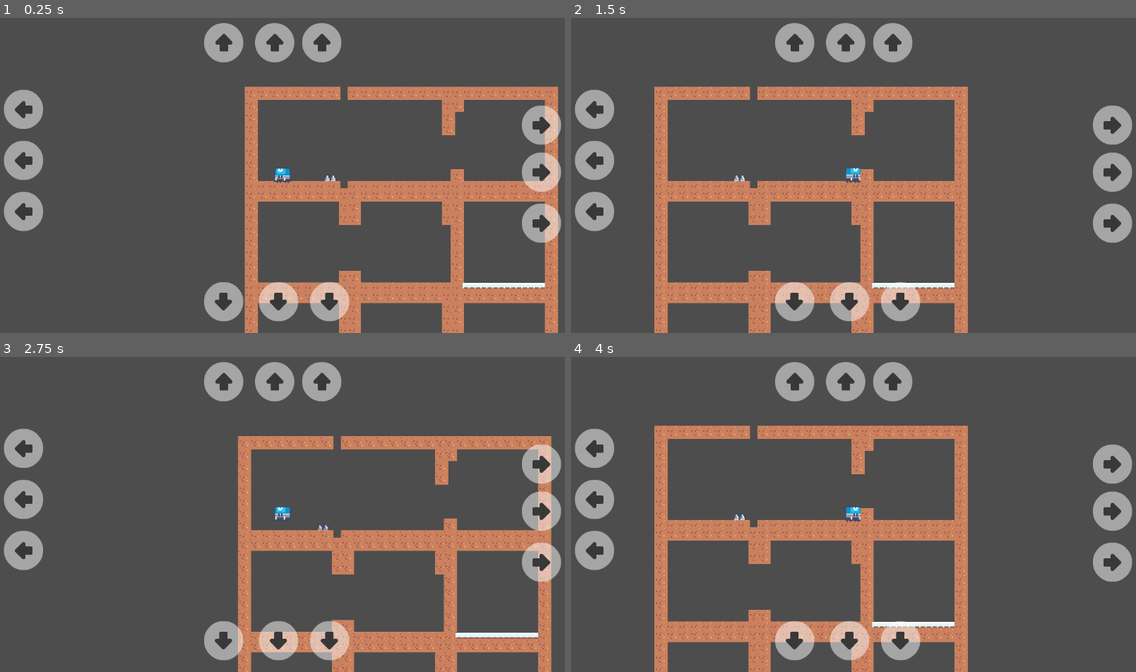
Above: before the commit, frames 1-4 (two rows, left to right).
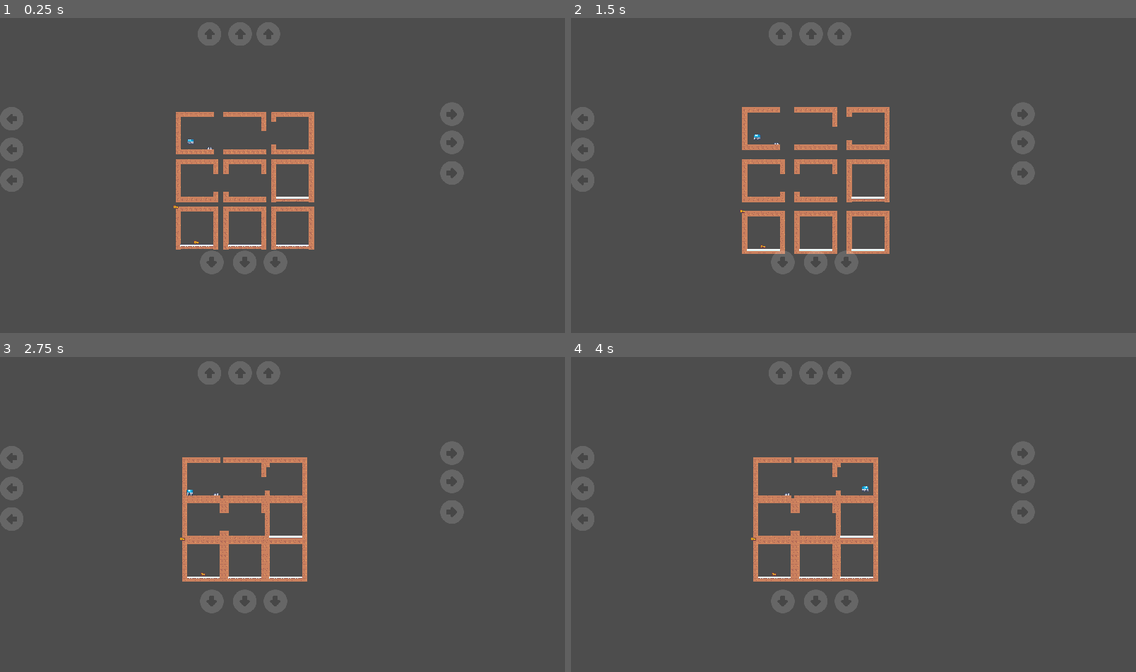
Above: after the commit, the same moments.

Repository: needJobCoder/mazeGame2
Game: Godot game, scene res://Scenes/testwithTilemap.tscn
Same seed, same stepped clock (60 frames per second), same inputs: the game is played once before the commit and once after it.
Inputs:
- Up to frame 1 (0.25 s): no input
- Up to frame 2 (1.5 s): hold Right (ui_right) from 0.53 s (still down); tap Space (Space) at 0.6, 1.35 s
- Up to frame 3 (2.75 s): release Right (ui_right) at 2.03 s; hold Left (ui_left) from 2.03 s (still down); tap Space (Space) at 2.1 s
- Up to frame 4 (4 s): release Left (ui_left) at 2.78 s; hold Right (ui_right) from 2.78 s (still down); tap Space (Space) at 2.85, 3.6 s

The runs differ from the first frame. In frame 1, 24% of the frame differs, in the area x 0-100%, y 1-100%; in frame 2, 25%; in frame 3, 23%; in frame 4, 24%.

Commit message:
added working tweens between cells need to add wait time between them

Diff:
--- a/Scenes/buttonControls.tscn
+++ b/Scenes/buttonControls.tscn
@@ -14,6 +14,7 @@
 anchor_bottom = 1.0
 grow_horizontal = 2
 grow_vertical = 2
+metadata/_edit_use_anchors_ = true
 
 [node name="left0" type="TouchScreenButton" parent="Control"]
 position = Vector2(8, 152)
--- a/Scenes/player.tscn
+++ b/Scenes/player.tscn
@@ -34,7 +34,7 @@
 height = 20.0
 
 [sub_resource type="CapsuleShape2D" id="CapsuleShape2D_t3prt"]
-radius = 15.0
+height = 28.0
 
 [node name="player" type="CharacterBody2D"]
 collision_mask = 2
@@ -54,8 +54,5 @@
 [node name="CollisionShape2D" type="CollisionShape2D" parent="Area2D"]
 shape = SubResource("CapsuleShape2D_t3prt")
 
-[node name="Camera2D" type="Camera2D" parent="."]
-zoom = Vector2(1.5, 1.5)
-
 [connection signal="animation_finished" from="Sprite2D" to="." method="_on_sprite_2d_animation_finished"]
 [connection signal="body_entered" from="Area2D" to="." method="_on_area_2d_body_entered"]
--- a/Scenes/testwithTilemap.tscn
+++ b/Scenes/testwithTilemap.tscn
@@ -12,6 +12,7 @@
 
 [node name="TileMap" parent="grid/Node2D" index="0"]
 layer_0/tile_data = PackedInt32Array(0, 1245184, 57, 65536, 1245184, 57, 131072, 1245184, 57, 196608, 1245184, 57, 2621 …(359 unchanged characters)…
+isPlayerThere = true
 
 [node name="player" parent="grid/Node2D/TileMap" index="0" instance=ExtResource("4_lx55j")]
 position = Vector2(50, 100)
@@ -43,14 +44,20 @@
 [node name="TileMap" parent="grid/Node2D5" index="0"]
 layer_0/tile_data = PackedInt32Array(0, 1245184, 57, 65536, 1245184, 57, 131072, 1245184, 57, 458752, 1245184, 57, 5242 …(353 unchanged characters)…
 
+[node name="Camera2D" type="Camera2D" parent="grid/Node2D5/TileMap" index="1"]
+position = Vector2(-200, -200)
+offset = Vector2(400, 250)
+
 [node name="Node2D6" parent="grid" index="5"]
 position = Vector2(400, 200)
 
 [node name="Node2D7" parent="grid" index="6"]
 position = Vector2(0, 400)
 
-[node name="StaticBody2D" parent="grid/Node2D7/TileMap" index="1" instance=ExtResource("4_kpvkl")]
-position = Vector2(66, 120)
+[node name="key" parent="grid/Node2D7/TileMap" index="1" instance=ExtResource("4_kpvkl")]
+position = Vector2(70, 120)
+
+[node name="StaticBody2D2" parent="grid/Node2D7/TileMap" index="2" instance=ExtResource("4_kpvkl")]
 
 [node name="Node2D8" parent="grid" index="7"]
 position = Vector2(200, 400)
@@ -60,10 +67,67 @@
 
 [node name="CanvasLayer" parent="." instance=ExtResource("3_luejb")]
 
+[node name="Control" parent="CanvasLayer" index="0"]
+offset_left = -8.0
+offset_right = -8.0
+
+[node name="left0" parent="CanvasLayer/Control" index="0"]
+modulate = Color(1, 1, 1, 0.286275)
+position = Vector2(8, 312)
+
+[node name="left1" parent="CanvasLayer/Control" index="1"]
+modulate = Color(1, 1, 1, 0.286275)
+position = Vector2(8, 416)
+
+[node name="left2" parent="CanvasLayer/Control" index="2"]
+modulate = Color(1, 1, 1, 0.286275)
+position = Vector2(8, 520)
+
+[node name="right0" parent="CanvasLayer/Control" index="3"]
+modulate = Color(1, 1, 1, 0.286275)
+position = Vector2(1504, 296)
+
+[node name="right1" parent="CanvasLayer/Control" index="4"]
+modulate = Color(1, 1, 1, 0.286275)
+position = Vector2(1504, 392)
+
+[node name="right2" parent="CanvasLayer/Control" index="5"]
+modulate = Color(1, 1, 1, 0.286275)
+position = Vector2(1504, 496)
+
+[node name="up0" parent="CanvasLayer/Control" index="6"]
+modulate = Color(1, 1, 1, 0.286275)
+position = Vector2(680, 24)
+
+[node name="up1" parent="CanvasLayer/Control" index="7"]
+modulate = Color(1, 1, 1, 0.286275)
+position = Vector2(784, 24)
+
+[node name="up2" parent="CanvasLayer/Control" index="8"]
+modulate = Color(1, 1, 1, 0.286275)
+position = Vector2(880, 24)
+
+[node name="down0" parent="CanvasLayer/Control" index="9"]
+modulate = Color(1, 1, 1, 0.286275)
+position = Vector2(688, 800)
+
+[node name="down1" parent="CanvasLayer/Control" index="10"]
+modulate = Color(1, 1, 1, 0.286275)
+position = Vector2(800, 800)
+
+[node name="down2" parent="CanvasLayer/Control" index="11"]
+modulate = Color(1, 1, 1, 0.286275)
+position = Vector2(904, 800)
+
 [node name="Timer" type="Timer" parent="."]
 wait_time = 3.0
 one_shot = true
 
+[node name="activateTween" type="Timer" parent="."]
+wait_time = 2.0
+one_shot = true
+
+[connection signal="child_exiting_tree" from="." to="grid" method="_on_node_2d_child_exiting_tree"]
 [connection signal="pressed" from="CanvasLayer/Control/left0" to="grid" method="_on_left_0_pressed"]
 [connection signal="pressed" from="CanvasLayer/Control/left1" to="grid" method="_on_left_1_pressed"]
 [connection signal="pressed" from="CanvasLayer/Control/left2" to="grid" method="_on_left_2_pressed"]
@@ -76,6 +140,7 @@
 [connection signal="pressed" from="CanvasLayer/Control/down0" to="grid" method="_on_down_0_pressed"]
 [connection signal="pressed" from="CanvasLayer/Control/down1" to="grid" method="_on_down_1_pressed"]
 [connection signal="pressed" from="CanvasLayer/Control/down2" to="grid" method="_on_down_2_pressed"]
+[connection signal="timeout" from="activateTween" to="grid" method="_on_activate_tween_timeout"]
 
 [editable path="grid"]
 [editable path="CanvasLayer"]
--- a/Scenes/tile_map.tscn
+++ b/Scenes/tile_map.tscn
@@ -57,7 +57,8 @@
 script = ExtResource("2_l5ofm")
 
 [node name="Area2D" type="Area2D" parent="."]
-collision_layer = 8
+disable_mode = 2
+collision_layer = 9
 
 [node name="CollisionShape2D" type="CollisionShape2D" parent="Area2D"]
 position = Vector2(72, 72.5)
--- a/Scripts/global.gd
+++ b/Scripts/global.gd
@@ -5,6 +5,10 @@
 @onready var gravity
 @onready var globalArea2D : Area2D
 @onready var globalTween : Tween
+@onready var globalAllowGravity : bool = true
+@onready var allowControls : bool = true
+var globalAddNewTilemapsIntoArray = false
+var globalTilemapArray : Array = []
 # Called when the node enters the scene tree for the first time.
 func _ready():
 	print("globalPlayer")
@@ -14,3 +18,31 @@
 # Called every frame. 'delta' is the elapsed time since the previous frame.
 func _process(delta):
 	pass
+
+func _physics_process(delta):
+	assignCollisionForTween()
+
+func assignCollision():
+	for tilemap : TileMap in globalTilemapArray:
+		if tilemap.isPlayerThere == false and globalTween.is_running() == true:
+			tilemap.tile_set.set_physics_layer_collision_layer(0, 9)
+		elif tilemap.isPlayerThere == true and globalTween.is_running() == true:
+			tilemap.tile_set.set_physics_layer_collision_layer(0, 2)
+		elif tilemap.isPlayerThere == true and globalTween.is_running() == false:
+			tilemap.tile_set.set_physics_layer_collision_layer(0, 2)
+
+func assignCollisionForTween():
+	if globalTween.is_running() == true:
+		globalAllowGravity = false
+		allowControls = false
+		for tilemap : TileMap in globalTilemapArray:
+			tilemap.tile_set.set_physics_layer_collision_layer(0, 9)
+		globalTilemapArray = []
+		globalAddNewTilemapsIntoArray = true
+	elif globalTween.is_running() == false:
+		globalAllowGravity = true
+		allowControls = true
+		for tilemap : TileMap in globalTilemapArray:
+			tilemap.tile_set.set_physics_layer_collision_layer(0, 2)
+		globalTilemapArray = []
+		globalAddNewTilemapsIntoArray = true
--- a/Scripts/gridCells.gd
+++ b/Scripts/gridCells.gd
@@ -3,6 +3,8 @@
 @onready var grid : Node2D = $"."
 @onready var timer : Timer = $"../Timer"
 @onready var assembleGridRun = 0
+var index = 0
+var _tween
 var cellsMatrix  = []
 var horizontalDistance = 128
 var verticalDistance = 128
@@ -13,10 +15,11 @@
 	#var newArr = rightClickRow(row)
 	#cellsMatrix[1] = newArr
 	#print(cellsMatrix)
-
+@onready var activateTween : Timer = $"../activateTween"
 func _ready():
 	_assembleCells()
 	assembleGridPosition()
+	activateTween.start()
 
 
 
@@ -36,6 +39,7 @@
 
 
 func assembleGridPosition():
+
 	if assembleGridRun > 2:
 		pass
 		#Global.gravity = 0
@@ -56,9 +60,10 @@
 	for row in cellsMatrix:
 		var i = 0
 		for element in row:
-
-			#tween(Vector2(horizontalDistance + horizontalGap, verticalDistance + verticalGap), element)
-			element.global_position = Vector2(horizontalDistance + horizontalGap, verticalDistance + verticalGap)
+			#if index == 0:
+				#element.global_position = Vector2(horizontalDistance + horizontalGap, verticalDistance + verticalGap)
+			#elif index > 0:
+			tween(Vector2(horizontalDistance + horizontalGap, verticalDistance + verticalGap), element)
 			#print(element.global_position)
 			horizontalGap += 140
 			i += 1
@@ -210,10 +215,20 @@
 	assembleGridPosition()
 
 func tween(finalPosition : Vector2, cell: Node2D):
-	var tween = create_tween()
-	Global.globalTween = tween
-	tween.tween_property(cell, "global_position", finalPosition, 0.4)
-
+	_tween = create_tween()
+	Global.globalTween = _tween
+	_tween.tween_property(cell, "global_position", finalPosition, 0.4)
+	index += 1
 
 func _on_timer_timeout():
 	pass
+
+
+
+func _on_activate_tween_timeout():
+	index += 1
+	print(index)
+
+
+func _on_node_2d_child_exiting_tree(node):
+	print(node)
--- a/Scripts/player.gd
+++ b/Scripts/player.gd
@@ -1,5 +1,6 @@
 extends CharacterBody2D
 
+const GRAVITY = 600
 
 const SPEED = 300.0
 var JUMP_VELOCITY = -800
@@ -17,10 +18,19 @@
 	Global.globalArea2D = get_node("Area2D")
 
 func _physics_process(delta):
+	allowGravity()
+
+	if not is_on_floor():
+		velocity.y += gravity * delta
+
 	#print(Global.globalPlayerCollisionShape.disabled)
 	# Add the gravity.
-	if not is_on_floor():
-		velocity.y += gravity * delta
+	if Global.allowControls == true:
+		controls(delta)
+
+
+func controls(delta):
+
 
 	# Handle jump.
 	if Input.is_action_just_pressed("Space") and is_on_floor():
@@ -44,7 +54,6 @@
 
 	move_and_slide()
 
-
 func _on_sprite_2d_animation_finished():
 	pass
 
@@ -54,3 +63,16 @@
 	if body is TileMap:
 		print("colliding with tilemap")
 		call_deferred("reparent", body)
+		var area2d : Area2D
+		for child in body.get_children():
+			if child is Area2D:
+				area2d = child
+
+		area2d.monitoring = true
+		body.tile_set.set_physics_layer_collision_layer(0, 2)
+
+func allowGravity():
+	if Global.globalAllowGravity == false:
+		gravity = 0
+	elif Global.globalAllowGravity == true:
+		gravity = GRAVITY
--- a/Scripts/tile_map.gd
+++ b/Scripts/tile_map.gd
@@ -1,28 +1,40 @@
 extends TileMap
 
 
-
+@export var isPlayerThere : bool = false
+@onready var area2D : Area2D = $Area2D
+@onready var tilemap : TileMap = $"."
 
 # Called when the node enters the scene tree for the first time.
 func _ready():
-	pass
-
+	Global.globalTilemapArray.push_back(tilemap)
 
 # Called every frame. 'delta' is the elapsed time since the previous frame.
 func _process(delta):
 	pass
-
 func _physics_process(delta):
-	pass
+	addTileMapToTheArray()
+func _on_area_2d_body_entered(body):
+	if body is CharacterBody2D:
+		isPlayerThere = true
 
 
-
-func _on_area_2d_body_entered(body):
-	if body is CharacterBody2D:
-		pass
-
-
+func gotPlayerChild() -> bool:
+	for child in get_children():
+		if child is CharacterBody2D:
+			return true
+	return false
 
 
 func _on_area_2d_body_exited(body):
+		if body is CharacterBody2D:
+			isPlayerThere = false
+
+func assignCollisionLayer():
 	pass
+
+func addTileMapToTheArray():
+	if Global.globalAddNewTilemapsIntoArray == true:
+		Global.globalTilemapArray.push_back(tilemap)
+		if Global.globalTilemapArray.size() == 9:
+			Global.globalAddNewTilemapsIntoArray = false
--- a/project.godot
+++ b/project.godot
@@ -21,8 +21,9 @@
 
 [display]
 
-window/stretch/mode="viewport"
-window/stretch/aspect="expand"
+window/size/viewport_width=1920
+window/size/viewport_height=1080
+window/stretch/mode="canvas_items"
 
 [input]
 
